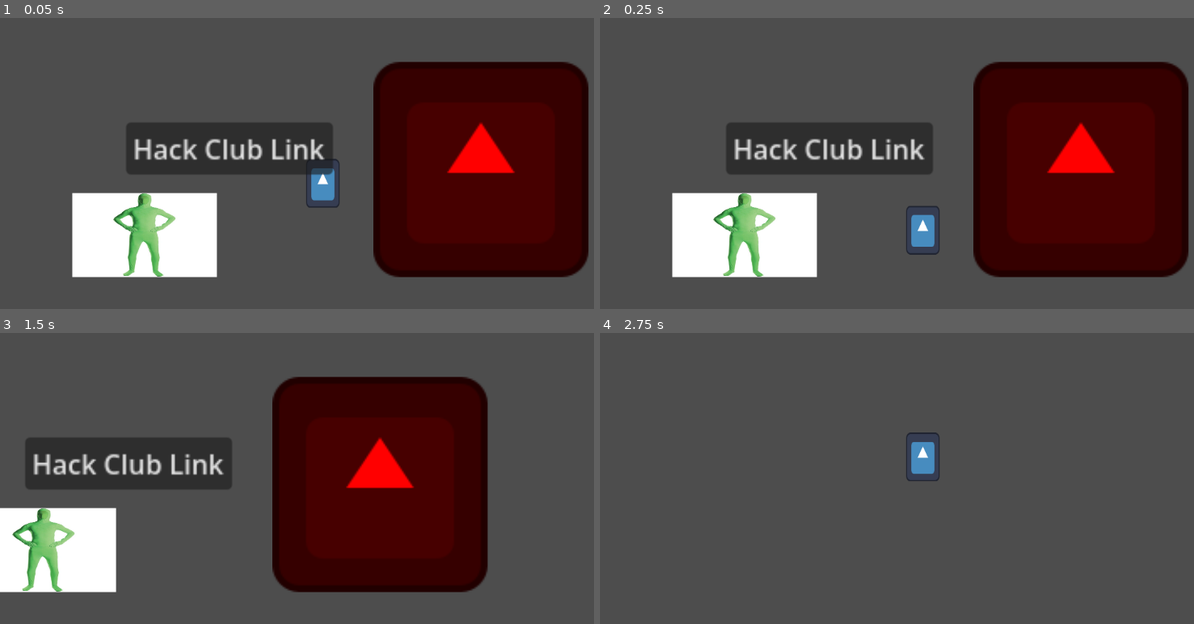
Above: before the commit, frames 1-4 (two rows, left to right).
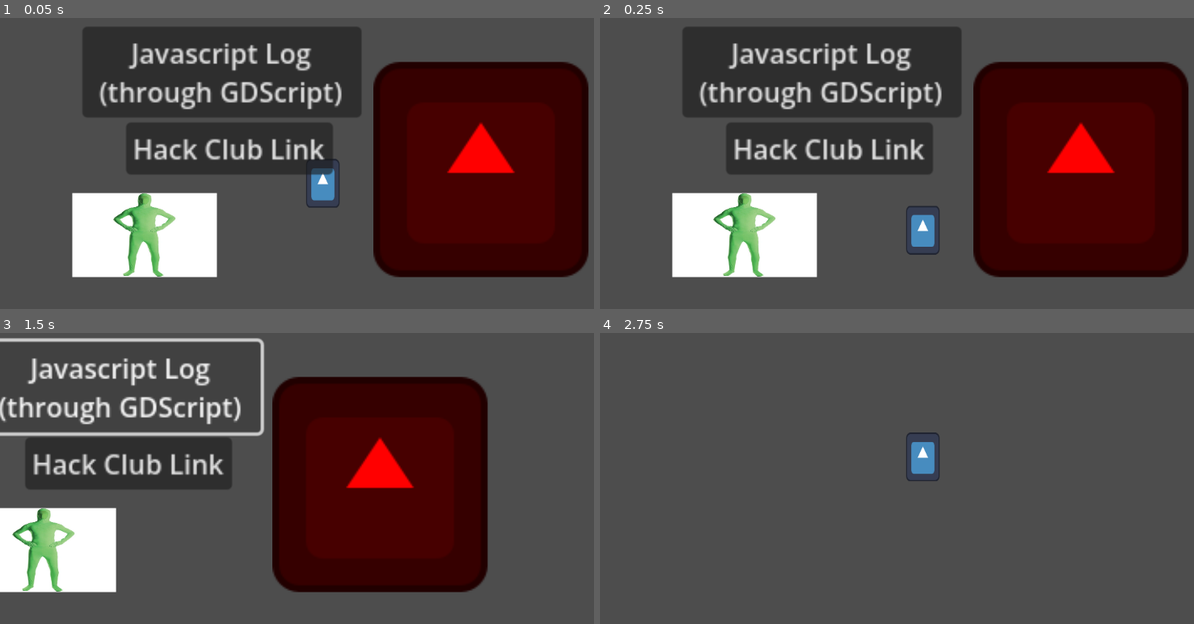
Above: after the commit, the same moments.

Repository: BlueDragonSpace/DnD-YSWS-Godot
Game: Godot game, scene res://Godot/main.tscn
The game is run twice, just before and just after one commit, with the same random seed, the same clock (stepped at 60 frames per second) and the same inputs. The engine's default icon, where the game draws it, is replaced by a stand-in: a white triangle on a blue panel in a dark square.
Inputs (mouse positions are in pixels of both pictures, inside the frame that each line leads up to):
- Up to frame 1 (0.05 s): no input
- Up to frame 2 (0.25 s): no input
- Up to frame 3 (1.5 s): click (219, 388) at 0.5 s, where only the run after the commit has a clickable "Javascript Log (through GDScr…"; tap Enter (ui_accept) at 1.25 s; hold Right (ui_right) from 1.28 s (still down); tap Alt at 1.35 s
- Up to frame 4 (2.75 s): keep holding Right (ui_right); tap Enter (ui_accept) at 1.52, 2.27 s; tap Shift at 2.1 s

The runs differ from the first frame. In frame 1, 13% of the frame differs, in the area x 14-61%, y 3-34%; in frame 2, 13%; in frame 3, 4.0%; in frame 4, nothing differs.
Error after the commit: Attempt to call function 'log' in base 'null instance' on a null instance. (res://Godot/main.gd:11)

Commit message:
using Javascript functions through GDScript

Diff:
--- a/Godot/main.gd
+++ b/Godot/main.gd
@@ -2,3 +2,10 @@
 
 func _on_linky_pressed() -> void:
 	OS.shell_open("https://hackclub.com/")
+
+
+func _ready():
+	# Retrieve the `window.console` object.
+	var console = JavaScriptBridge.get_interface("console")
+	# Call the `window.console.log()` method.
+	console.log("logged a message using Javascript, through GDScript!")
--- a/Godot/main.tscn
+++ b/Godot/main.tscn
@@ -50,4 +50,13 @@
 offset_bottom = -80.0
 text = "Hack Club Link"
 
+[node name="JavascriptLog" type="Button" parent="." unique_id=1459286404]
+offset_left = -143.0
+offset_top = -168.0
+offset_right = 23.0
+offset_bottom = -114.0
+text = "Javascript Log
+(through GDScript)"
+
 [connection signal="pressed" from="Linky" to="." method="_on_linky_pressed"]
+[connection signal="pressed" from="JavascriptLog" to="." method="_on_javascript_log_pressed"]
--- a/project.godot
+++ b/project.godot
@@ -16,6 +16,10 @@
 config/features=PackedStringArray("4.6", "GL Compatibility")
 config/icon="uid://cmxa1vutmi0bj"
 
+[editor_plugins]
+
+enabled=PackedStringArray("res://addons/godot_super-wakatime/plugin.cfg")
+
 [physics]
 
 3d/physics_engine="Jolt Physics"
Not shown, removed: Godot/thing.html.txt
Binary file added: GodotExport/1/index.apple-touch-icon.png
Binary file added: GodotExport/1/index.icon.png
Binary file added: GodotExport/1/index.png
Not shown, added: addons/godot_super-wakatime/api_key_prompt.tscn
Not shown, added: addons/godot_super-wakatime/counter.tscn
Not shown, added: addons/godot_super-wakatime/decompressor.gd
Not shown, added: addons/godot_super-wakatime/decompressor.gd.uid
Not shown, added: addons/godot_super-wakatime/godot_super-wakatime.gd
Not shown, added: addons/godot_super-wakatime/godot_super-wakatime.gd.uid
Not shown, added: addons/godot_super-wakatime/plugin.cfg
Not shown, added: addons/godot_super-wakatime/utils.gd
(and 14 more such lines)
